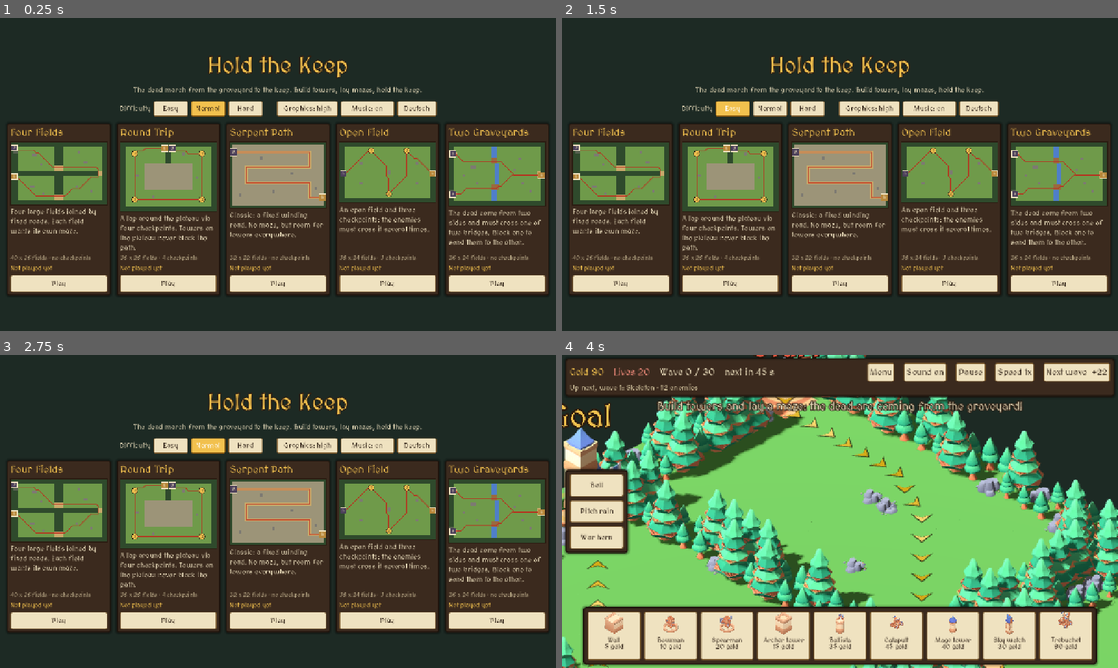
Above: before the commit, frames 1-4 (two rows, left to right).
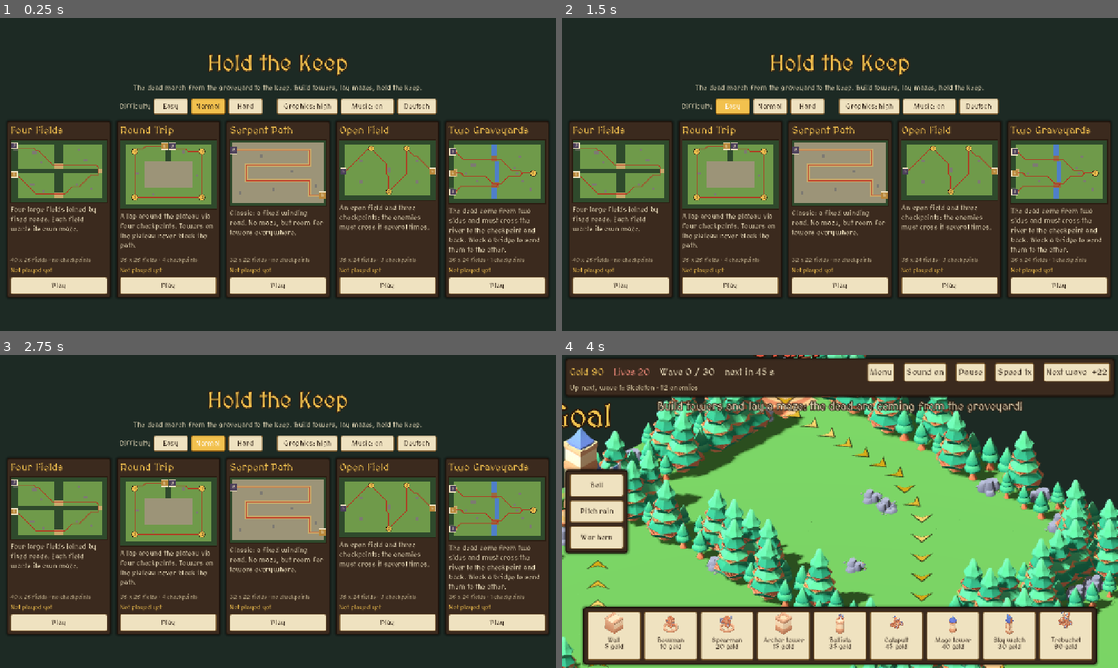
Above: after the commit, the same moments.

Repository: aikitori/hold-the-keep
Game: Godot game, scene res://scenes/menu.tscn
The game is run twice, just before and just after one commit, with the same random seed, the same clock (stepped at 60 frames per second) and the same inputs.
Inputs:
- Up to frame 1 (0.25 s): no input
- Up to frame 2 (1.5 s): click "Easy" at 0.5 s; click "Easy" at 1.25 s
- Up to frame 3 (2.75 s): click "Normal" at 2 s
- Up to frame 4 (4 s): click "Normal" at 2.75 s; click "Play" at 3.5 s

The runs differ from the first frame. In frame 1, 14% of the frame differs, in the area x 1-99%, y 11-90%; in frame 2, 14%; in frame 3, 14%; in frame 4, nothing differs.

Commit message:
Balance: Gegner wachsen um 15 % je Welle, Zwei Friedhöfe mit Weg hin und zurück, Balance-Bot
In der Pause keine Welle und keine Fähigkeit, Pechregen per Touch mit Vorschau.

Co-Authored-By: Claude Opus 5.5 <noreply@anthropic.com>

Diff:
--- /dev/null
+++ b/scenes/dev/balance.tscn
@@ -0,0 +1,6 @@
+[gd_scene load_steps=2 format=3]
+
+[ext_resource type="Script" path="res://scripts/dev/balance.gd" id="1"]
+
+[node name="Balance" type="Node"]
+script = ExtResource("1")
--- a/scripts/defs.gd
+++ b/scripts/defs.gd
@@ -13,6 +13,7 @@
 const FIRST_WAVE_DELAY := 45.0
 const WAVE_BREAK := 25.0
 const SPAWN_GAP := 0.6
+const HEALTH_GROWTH := 1.15
 const SELL_SHARE := 0.7
 ## Ist eine Welle besiegt, gibt es Zinsen auf das gesparte Gold (höchstens INTEREST_MAX).
 const INTEREST := 0.05
@@ -263,9 +264,9 @@
 	return Lang.t("%s · %d Gegner") % [", ".join(parts), list.size()]
 
 
-## Lebenspunkte wachsen je Welle um 13 %.
+## Lebenspunkte wachsen je Welle um HEALTH_GROWTH.
 static func health_factor(number: int) -> float:
-	return pow(1.13, number - 1)
+	return pow(HEALTH_GROWTH, number - 1)
 
 
 static func spec(id: StringName, spec_id: StringName) -> Dictionary:
--- /dev/null
+++ b/scripts/dev/balance.gd
@@ -0,0 +1,76 @@
+extends Node
+## Balance-Probe ohne Fenster: ein einfacher Bot spielt alle Wellen einer Karte und meldet je Welle Leben und Gold.
+## Der Bot baut nur neben den Weg (kein Labyrinth), baut aus und spezialisiert: ein schwacher Spieler.
+## Start: godot --headless res://scenes/dev/balance.tscn -- <karte> [easy|normal|hard]
+
+const MIX: Array[StringName] = [&"archer", &"mage", &"ballista", &"catapult", &"archer", &"skyguard", &"trebuchet", &"spearman"]
+
+
+func _ready() -> void:
+	var args := OS.get_cmdline_user_args()
+	Main.map_id = StringName(args[0]) if args.size() > 0 else &"vier_felder"
+	Settings.file = "user://balance.cfg"
+	Settings.difficulty = StringName(args[1]) if args.size() > 1 else &"normal"
+	Sfx.muted = true
+	var main: Main = load("res://scenes/main.tscn").instantiate()
+	add_child(main)
+	await get_tree().process_frame
+	var spots := _spots(main)
+	var built := 0
+	Engine.time_scale = 10.0
+	var last_wave := 0
+	while not main.game_over:
+		await get_tree().process_frame
+		if main.countdown > 0.0 and main.wave > 0 and main.wave != _reported:
+			_reported = main.wave
+			print("Welle %2d: Leben %2d, Gold %4d, Türme %d" % [main.wave, main.lives, main.gold, main.board.towers.size()])
+		if main.countdown > 0.0 and main._queue.is_empty():
+			# Bauzeit: erst ausbauen, dann neue Türme, dann die Welle rufen.
+			for tower: Tower in main.board.towers.values():
+				if tower.can_upgrade() and main.gold >= Defs.upgrade_cost(tower.id, tower.level) + 20:
+					main.select_tower(tower)
+					main.upgrade_selected()
+				elif not tower.spec_options().is_empty() and main.gold >= tower.spec_options()[0]["cost"] + 20:
+					main.select_tower(tower)
+					main.specialize_selected(tower.spec_options()[built % 2]["id"])
+			main.select_tower(null)
+			while built < spots.size() and main.gold >= Defs.TOWERS[MIX[built % MIX.size()]]["cost"]:
+				main.try_build(MIX[built % MIX.size()], spots[built])
+				built += 1
+			if main.wave > last_wave or main.wave == 0:
+				last_wave = main.wave
+				main.call_next_wave()
+		for id: StringName in main.ability_wait:
+			if main.ability_wait[id] <= 0.0 and main.enemies.size() > 8 and id != &"pitch":
+				main.use_ability(id)
+	print("ERGEBNIS %s %s: %s bei Welle %d, Leben %d" % [Main.map_id, Settings.difficulty,
+			"gewonnen" if main.lives > 0 else "verloren", main.wave, main.lives])
+	DirAccess.remove_absolute(Settings.file)
+	get_tree().quit()
+
+
+var _reported := 0
+
+
+## Bauplätze neben dem Weg, vom Friedhof aus gesehen, in Abständen.
+func _spots(main: Main) -> Array[Vector2i]:
+	var out: Array[Vector2i] = []
+	var paths: Array = main.board.full_paths()
+	var on_path := {}
+	for path: Array in paths:
+		for at: Vector2i in path:
+			on_path[at] = true
+	var longest := 0
+	for path: Array in paths:
+		longest = maxi(longest, path.size())
+	# Abwechselnd an allen Wegen, damit kein Friedhof unbewacht bleibt.
+	for i in range(3, longest, 2):
+		for path: Array in paths:
+			if i >= path.size():
+				continue
+			for offset in [Vector2i(1, 1), Vector2i(-1, -1), Vector2i(1, -1), Vector2i(-1, 1), Vector2i(2, 0), Vector2i(0, 2)]:
+				var at: Vector2i = path[i] + offset
+				if main.map.buildable(at) and not on_path.has(at) and not out.has(at):
+					out.append(at)
+					break
+	return out
--- a/scripts/dev/logic_test.gd
+++ b/scripts/dev/logic_test.gd
@@ -143,7 +143,10 @@
 	main.use_ability(&"bell")
 	_check(near._slow == 0.5 and main.ability_wait[&"bell"] > 0.0, "Glocke verlangsamt alle Gegner")
 	main.use_ability(&"pitch")
-	main.cast_pitch(center)
+	var screen := main.rig.camera.unproject_position(center)
+	main.tap(screen, true)
+	_check(near.hp == near.max_hp and main.ability_wait[&"pitch"] == 0.0, "Pechregen per Touch: erster Tipp zeigt nur den Umkreis")
+	main.tap(screen, true)
 	_check(near.hp < near.max_hp and far.hp == far.max_hp and main.ability_wait[&"pitch"] > 0.0, "Pechregen trifft nur am Ziel")
 	main.use_ability(&"horn")
 	_check(main.horn_time > 0.0, "Kriegshorn beschleunigt die Türme")
@@ -359,6 +362,9 @@
 			"Baumusik gewählt, Musik läuft als Schleife")
 	_test_touch_drag(main)
 	main.set_paused(true)
+	main.call_next_wave()
+	main.use_ability(&"bell")
+	_check(main.wave == 0 and main.ability_wait[&"bell"] == 0.0, "In der Pause keine Welle und keine Fähigkeit")
 	var before: float = main.countdown
 	for i in 5:
 		await get_tree().process_frame
--- a/scripts/lang.gd
+++ b/scripts/lang.gd
@@ -190,8 +190,8 @@
 	"Ein offenes Feld und drei Kontrollpunkte: die Gegner müssen mehrmals quer hindurch.":
 		"An open field and three checkpoints: the enemies must cross it several times.",
 	"Zwei Friedhöfe": "Two Graveyards",
-	"Die Toten kommen von zwei Seiten und müssen über eine der zwei Brücken. Wer eine zubaut, lenkt sie zur anderen.":
-		"The dead come from two sides and must cross one of two bridges. Block one to send them to the other.",
+	"Die Toten kommen von zwei Seiten und müssen über den Fluss zum Kontrollpunkt und zurück. Wer eine Brücke zubaut, lenkt sie zur anderen.":
+		"The dead come from two sides and must cross the river to the checkpoint and back. Block a bridge to send them to the other.",
 }
 
 
--- a/scripts/main.gd
+++ b/scripts/main.gd
@@ -28,6 +28,7 @@
 ## Kriegshorn: so lange schießen alle Türme doppelt so schnell.
 var horn_time := 0.0
 var _aiming: StringName = &""  # Fähigkeit, die noch ein Ziel auf der Karte braucht
+var _aim_cell := Vector2i(-99, -99)  # Touch: erster Tipp zeigt den Umkreis, zweiter löst aus
 var _queue: Array[StringName] = []
 var _spawn_timer := 0.0
 var _spawned := 0  # bei mehreren Friedhöfen kommen die Gegner abwechselnd
@@ -374,10 +375,11 @@
 
 ## Fähigkeit auslösen. Pechregen wartet auf einen Tipp auf die Karte (nochmal drücken bricht ab).
 func use_ability(id: StringName) -> void:
-	if game_over or ability_wait[id] > 0.0:
+	if game_over or get_tree().paused or ability_wait[id] > 0.0:
 		return
 	if id == &"pitch":
 		_aiming = &"" if _aiming == id else id
+		_aim_cell = Vector2i(-99, -99)
 		if _aiming != &"":
 			hud.clear_build()
 			_on_build_selected(&"")
@@ -419,7 +421,7 @@
 
 ## Nächste Welle sofort: Bonus-Gold für die gesparte Zeit.
 func call_next_wave() -> void:
-	if game_over or not _queue.is_empty() or countdown <= 0.0:
+	if game_over or get_tree().paused or not _queue.is_empty() or countdown <= 0.0:
 		return
 	gold += int(countdown) / 2
 	if int(countdown) >= 2:
@@ -773,6 +775,10 @@
 func tap(at: Vector2, touch := false) -> void:
 	var cell := Board.cell_of(rig.ground_point(at))
 	if _aiming != &"":
+		if touch and cell != _aim_cell:
+			_aim_cell = cell
+			_show_ring(rig.ground_point(at), Defs.ABILITIES[_aiming]["radius"])
+			return
 		cast_pitch(rig.ground_point(at))
 		return
 	if _ghost_id != &"":
--- a/scripts/map_data.gd
+++ b/scripts/map_data.gd
@@ -135,7 +135,7 @@
 	},
 	&"zwei_friedhoefe": {
 		"name": "Zwei Friedhöfe",
-		"info": "Die Toten kommen von zwei Seiten und müssen über eine der zwei Brücken. Wer eine zubaut, lenkt sie zur anderen.",
+		"info": "Die Toten kommen von zwei Seiten und müssen über den Fluss zum Kontrollpunkt und zurück. Wer eine Brücke zubaut, lenkt sie zur anderen.",
 		"rows": [
 			"####################################",
 			"####################################",
@@ -148,9 +148,9 @@
 			"##...............~~...............##",
 			"##......rr.......~~...............##",
 			"##...............~~.....r.........##",
-			"##...............~~..............=##",
-			"##...r...........~~..............=K#",
-			"##...............~~..............=##",
+			"##=..............~~...............##",
+			"#K=...r..........~~......r.....1..##",
+			"##=..............~~...............##",
 			"##...............~~...............##",
 			"##........r......~~........r......##",
 			"##..............bbb...............##",
Not shown, added: scripts/dev/balance.gd.uid
Not shown, changed: CLAUDE.md
Not shown, changed: docs/GAME_DESIGN.md
